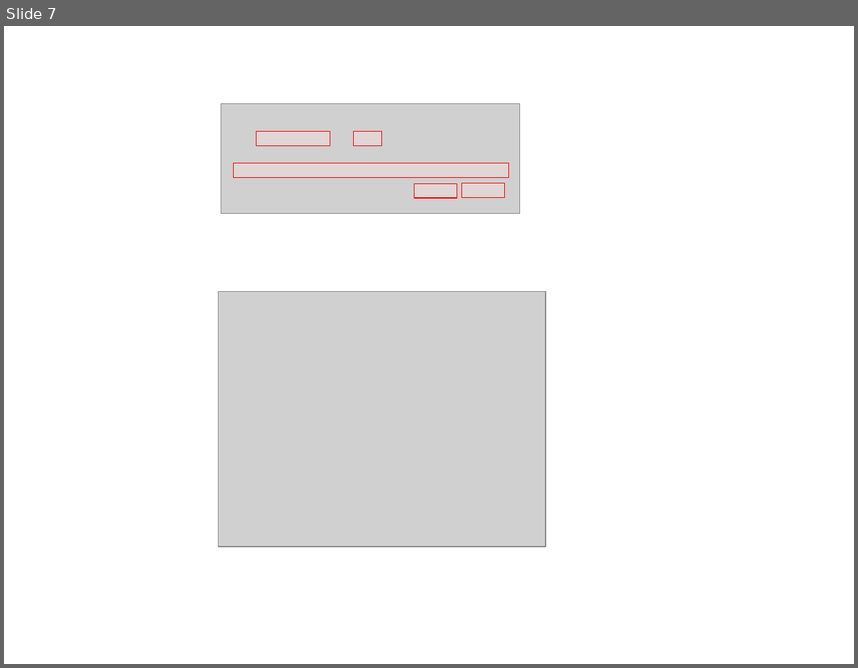
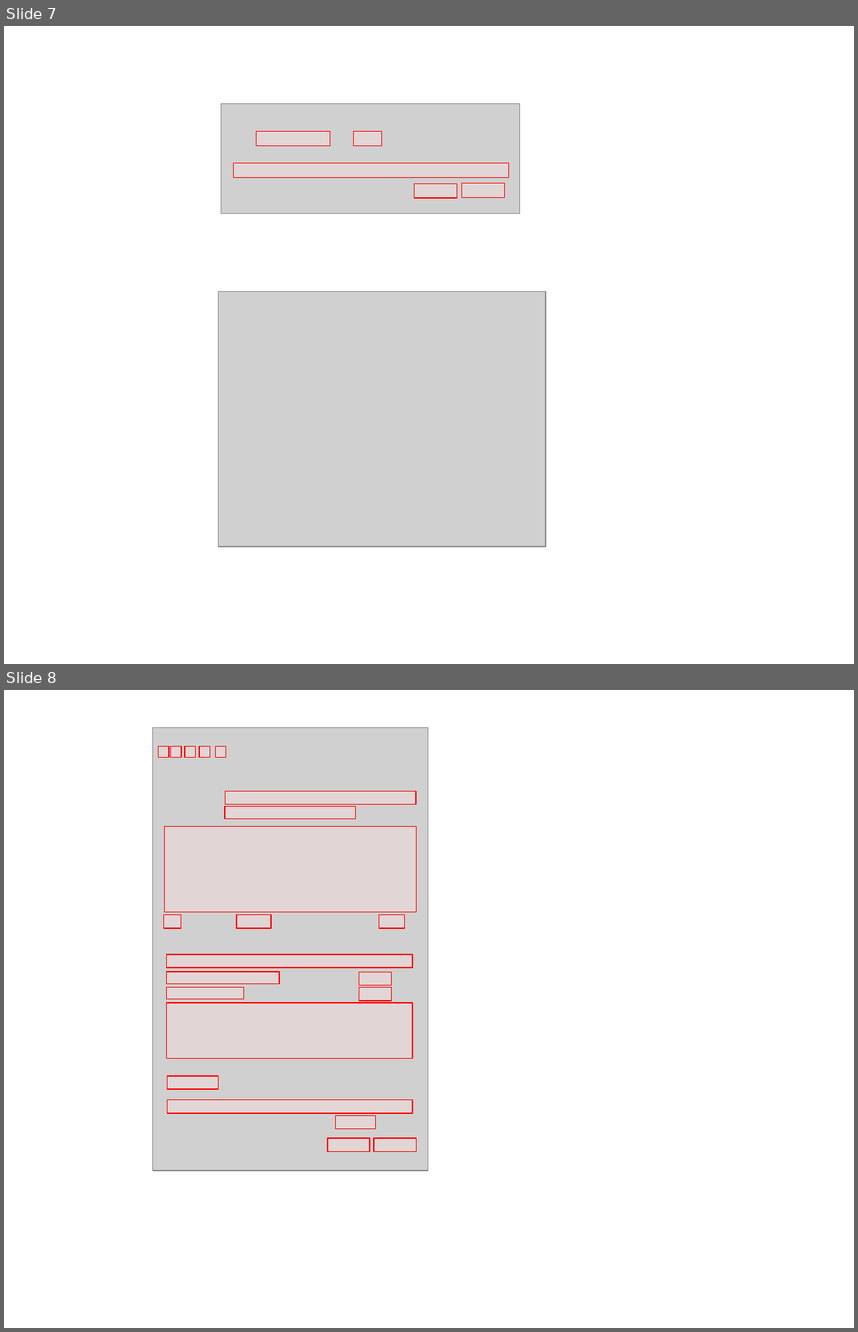
Before and after one commit to CLIMA-VECTO/vecto-sim, a slide deck: User Manual Source/material User Manual.pptx. Shown one above the other, each under a label of ours: slide 7 before the commit, slides 7 and 8 after it. The pictures are 858x668 and 858x1332 pixels, drawn with LibreOffice and Linux fonts; fonts in the diff are those of the drawing; grey boxes stand for pictures. Boxes give left, top, right and bottom in pixels: in the first picture for what was removed or moved away, otherwise in the second. Text is boxed around its words. In the diff, an @@ line names an element or a change of style, - is before the commit and + after.

```diff
--- a/User Manual Source/material User Manual.pptx
+++ b/User Manual Source/material User Manual.pptx
@@ slide 8 added at [4, 690, 854, 1328], background #FFFFFF @@
@@ picture added at [153, 727, 428, 1170] @@
@@ rectangle added at [158, 746, 169, 757], fill #F2DCDB at 50% opacity, outline #FF0000 0.75 pt @@
@@ rectangle added at [170, 746, 181, 757], fill #F2DCDB at 50% opacity, outline #FF0000 0.75 pt @@
@@ rectangle added at [185, 746, 196, 757], fill #F2DCDB at 50% opacity, outline #FF0000 0.75 pt @@
@@ rectangle added at [199, 746, 210, 757], fill #F2DCDB at 50% opacity, outline #FF0000 0.75 pt @@
@@ rectangle added at [216, 746, 227, 757], fill #F2DCDB at 50% opacity, outline #FF0000 0.75 pt @@
@@ rectangle added at [225, 791, 415, 804], fill #F2DCDB at 50% opacity, outline #FF0000 0.75 pt @@
@@ rectangle added at [225, 807, 356, 819], fill #F2DCDB at 50% opacity, outline #FF0000 0.75 pt @@
@@ rectangle added at [164, 826, 417, 912], fill #F2DCDB at 50% opacity, outline #FF0000 0.75 pt @@
@@ rectangle added at [164, 914, 181, 928], fill #F2DCDB at 50% opacity, outline #FF0000 0.75 pt @@
@@ rectangle added at [237, 914, 272, 928], fill #F2DCDB at 50% opacity, outline #FF0000 0.75 pt @@
@@ rectangle added at [379, 914, 404, 928], fill #F2DCDB at 50% opacity, outline #FF0000 0.75 pt @@
@@ rectangle added at [166, 954, 412, 968], fill #F2DCDB at 50% opacity, outline #FF0000 0.75 pt @@
@@ rectangle added at [166, 972, 279, 983], fill #F2DCDB at 50% opacity, outline #FF0000 0.75 pt @@
@@ rectangle added at [359, 972, 392, 985], fill #F2DCDB at 50% opacity, outline #FF0000 0.75 pt @@
@@ rectangle added at [166, 987, 243, 999], fill #F2DCDB at 50% opacity, outline #FF0000 0.75 pt @@
@@ rectangle added at [359, 987, 392, 1001], fill #F2DCDB at 50% opacity, outline #FF0000 0.75 pt @@
@@ rectangle added at [166, 1003, 412, 1059], fill #F2DCDB at 50% opacity, outline #FF0000 0.75 pt @@
@@ rectangle added at [168, 1076, 218, 1090], fill #F2DCDB at 50% opacity, outline #FF0000 0.75 pt @@
@@ rectangle added at [168, 1100, 413, 1114], fill #F2DCDB at 50% opacity, outline #FF0000 0.75 pt @@
@@ rectangle added at [335, 1115, 375, 1129], fill #F2DCDB at 50% opacity, outline #FF0000 0.75 pt @@
@@ rectangle added at [328, 1138, 370, 1152], fill #F2DCDB at 50% opacity, outline #FF0000 0.75 pt @@
@@ rectangle added at [374, 1138, 417, 1152], fill #F2DCDB at 50% opacity, outline #FF0000 0.75 pt @@
```
Also in this commit, not shown: 5 other slides added, 6 slides removed, 39 other files.
